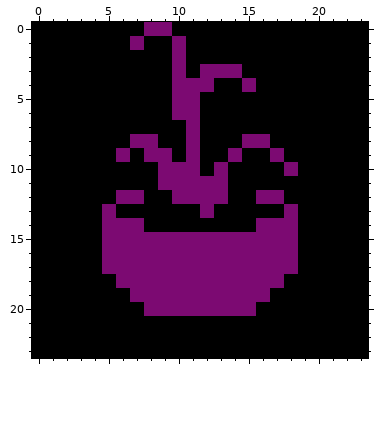
Pixel-art file -- data/imgs/animations/aseprite/pot.ase. This is how it looked before the edit.
24x24 pixels, 1 frame.
After:
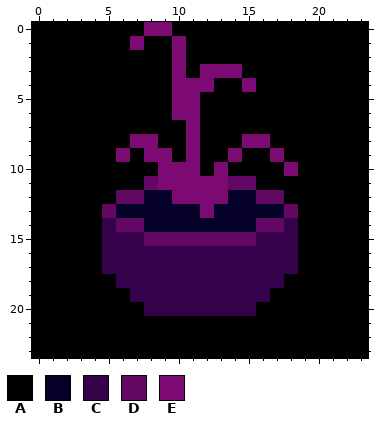
Palette (. is transparent): A #000000  B #050027  C #35014b  D #630764  E #7c0a72
Diff:
--- layer "Layer 2"
@@ x 0..23 @@
 10 AAAAAAAAAEEEAEAAAAEAAAAA
-11 AAAAAAAAAEEEEEAAAAAAAAAA
-12 AAAAAAEEAAEEEEAAEEAAAAAA
-13 AAAAAEAAAAAAEAAAAAEAAAAA
-14 AAAAAEEEAAAAAAAAEEEAAAAA
-15 AAAAAEEEEEEEEEEEEEEAAAAA
-16 AAAAAEEEEEEEEEEEEEEAAAAA
-17 AAAAAEEEEEEEEEEEEEEAAAAA
-18 AAAAAAEEEEEEEEEEEEAAAAAA
-19 AAAAAAAEEEEEEEEEEAAAAAAA
-20 AAAAAAAAEEEEEEEEAAAAAAAA
+11 AAAAAAAADEEEEEDDAAAAAAAA
+12 AAAAAADDBBEEEEBBDDAAAAAA
+13 AAAAADBBBBBBEBBBBBDAAAAA
+14 AAAAACDDBBBBBBBBDDCAAAAA
+15 AAAAACCCDDDDDDDDCCCAAAAA
+16 AAAAACCCCCCCCCCCCCCAAAAA
+17 AAAAACCCCCCCCCCCCCCAAAAA
+18 AAAAAACCCCCCCCCCCCAAAAAA
+19 AAAAAAACCCCCCCCCCAAAAAAA
+20 AAAAAAAACCCCCCCCAAAAAAAA
 21 AAAAAAAAAAAAAAAAAAAAAAAA
Pixel boxes of the changes (left, top, right, bottom) in both pictures:
changed: (102, 176, 298, 316)
